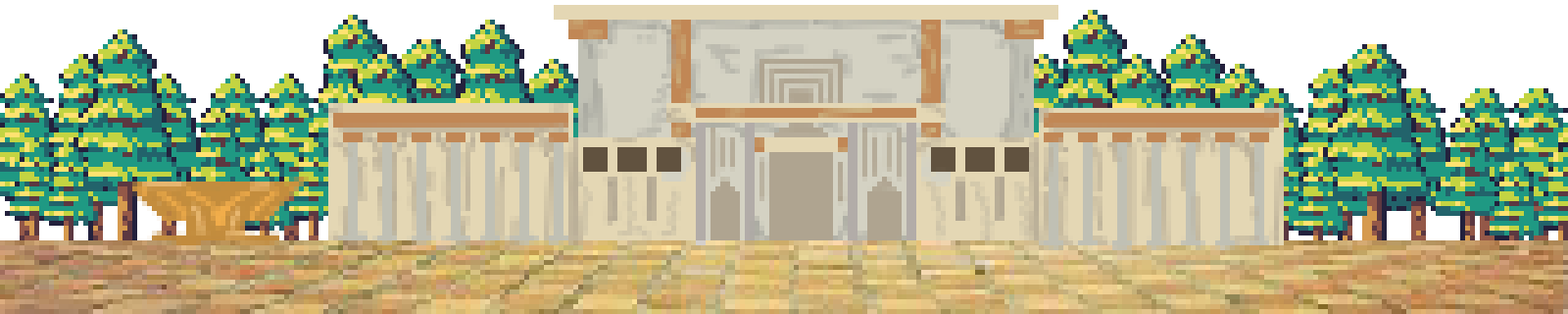
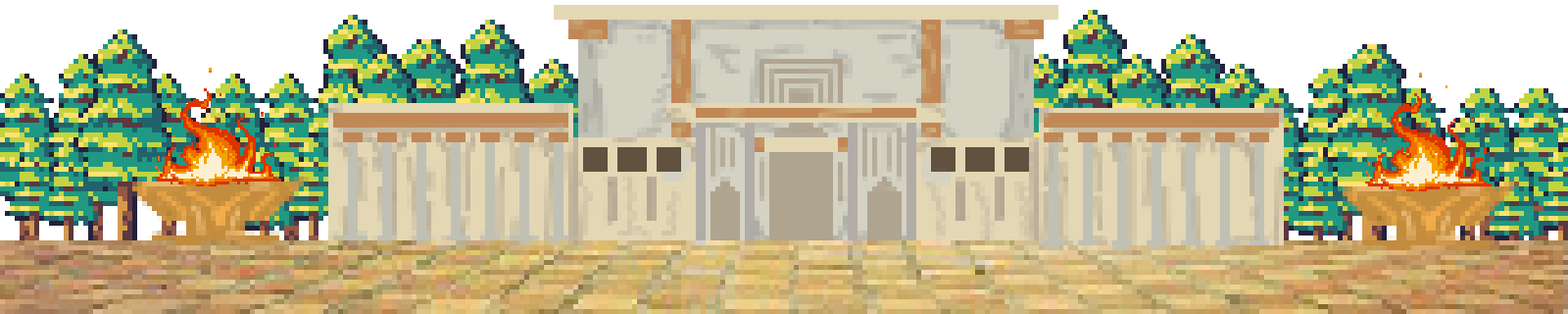
Comparing the layer stacks of the two 1568x314 images. Changes:
added layer "Capa 103" above "Capa 102" over [left=1365, top=72, right=1492, bottom=192]
added layer "Capa 102" above "Capa 101" over [left=1342, top=176, right=1519, bottom=250]
added layer "Capa 101" above "Capa 100" over [left=154, top=67, right=282, bottom=187]
